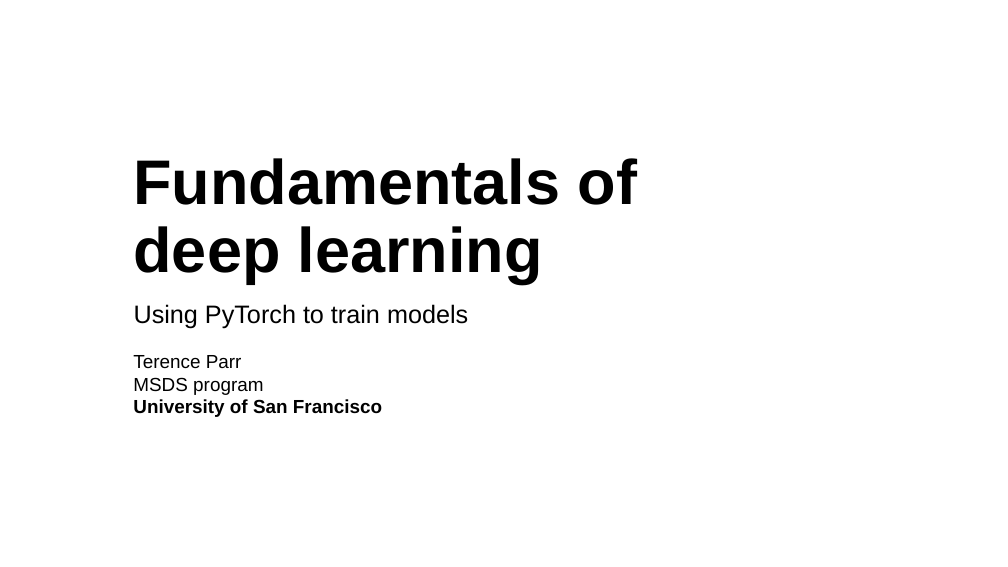
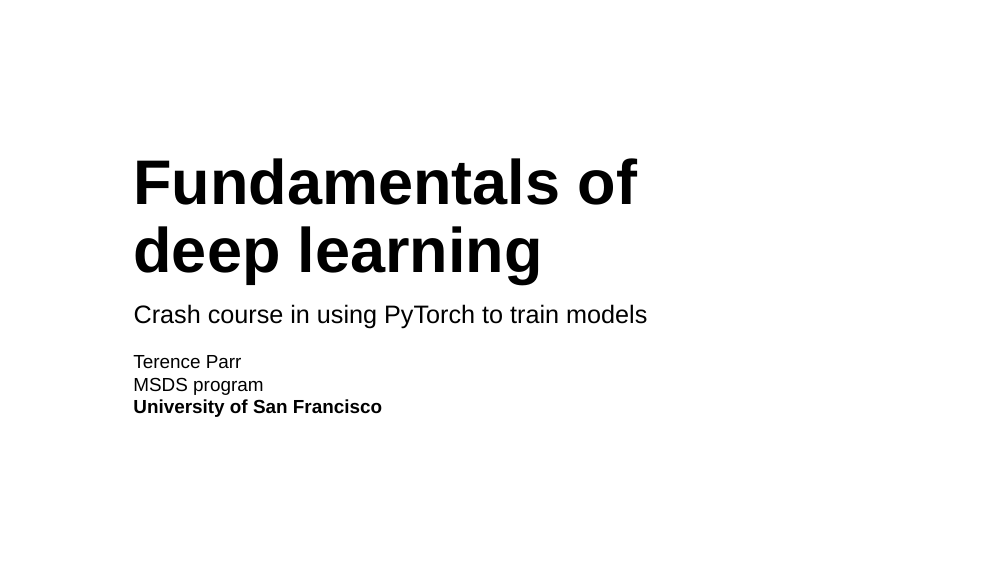
Before and after one commit to parrt/fundamentals-of-deep-learning, a slide deck: slide 1 of lectures/intro.pptx. Drawn at 1008x567 pixels with LibreOffice and Linux fonts; fonts in the diff are those of the drawing; background and template pictures are left out. Boxes give left, top, right and bottom in pixels: in the first picture for what was removed or moved away, otherwise in the second. Text is boxed around its words. In the diff, an @@ line names an element or a change of style, - is before the commit and + after.

```diff
--- a/lectures/intro.pptx
+++ b/lectures/intro.pptx
@@ subtitle at (134, 304, 647, 329): text changed @@
-Using PyTorch to train models
+Crash course in using PyTorch to train models
```
Also in this commit, not shown: 12 other slides changed, 7 slides added, 4 slides removed, 8 other files.
